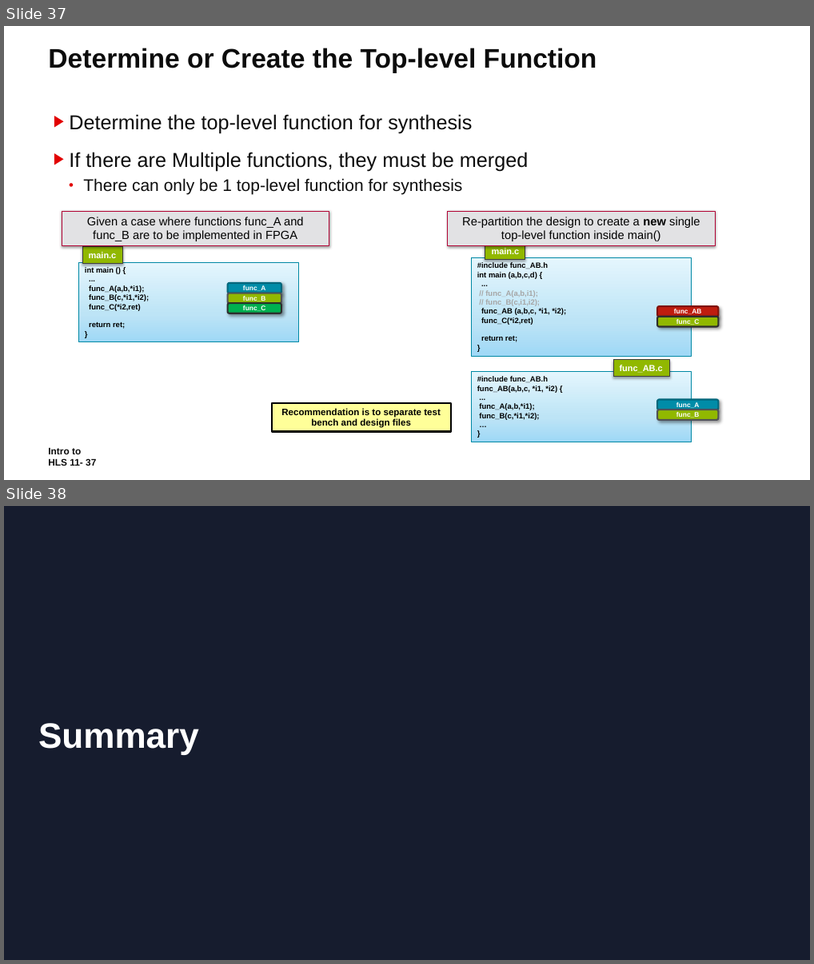
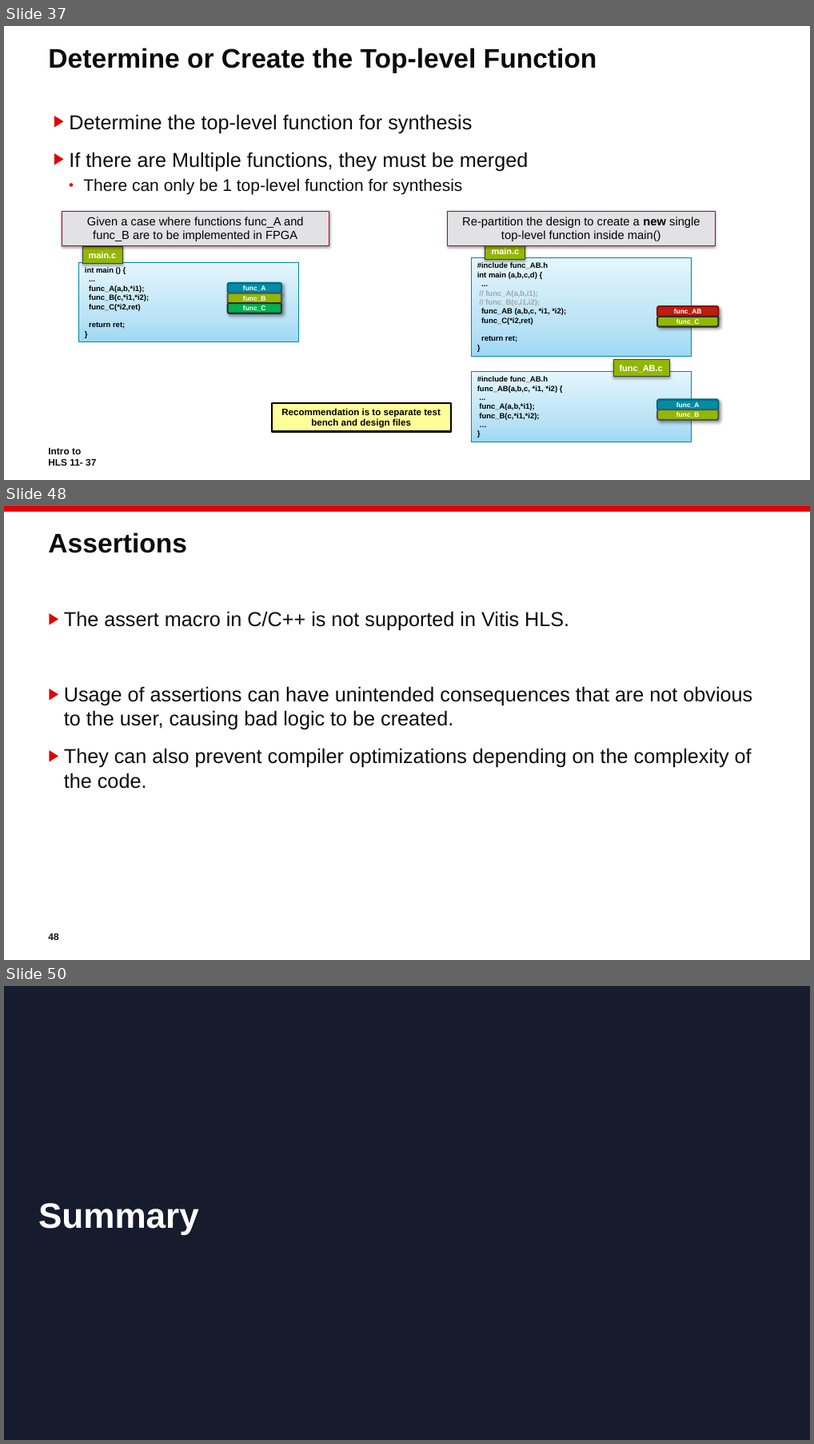
Before and after one commit to ChunxuGuo/High-Level-Synthesis-Flow-on-Zynq-using-Vitis-HLS, a slide deck: vitis_slides/11_HLS_Intro.PPTX. Shown one above the other, each under a label of ours: slides 37 and 38 before the commit, slides 37, 48 and 50 after it; the slides between them are not shown. The pictures are 814x964 and 814x1444 pixels, drawn with LibreOffice and Linux fonts; fonts in the diff are those of the drawing; background and template pictures are left out. Boxes give left, top, right and bottom in pixels: in the first picture for what was removed or moved away, otherwise in the second. Text is boxed around its words. In the diff, an @@ line names an element or a change of style, - is before the commit and + after.

```diff
--- a/vitis_slides/11_HLS_Intro.PPTX
+++ b/vitis_slides/11_HLS_Intro.PPTX
@@ slide 48 added at <box>4,506,810,960</box>, background #FFFFFF @@
@@ rectangle added at <box>4,506,810,512</box>, fill #E20000 @@
@@ title added at <box>48,532,187,553</box>, 32 pt, text #0C0C0C, bold @@
+Assertions
@@ text added at <box>64,611,753,788</box>, 24 pt, text #0C0C0C @@
+▶ The assert macro in C/C++ is not supported in Vitis HLS.
+▶ Usage of assertions can have unintended consequences that are not obvious to the user, causing bad logic to be created.
+▶ They can also prevent compiler optimizations depending on the complexity of the code.
@@ page number added at <box>48,932,58,942</box>, 11.3 pt, text #0C0C0C, bold @@
+48
@@ what was slide 38 is now slide 50 @@
```
Also in this commit, not shown: 11 other slides added.
